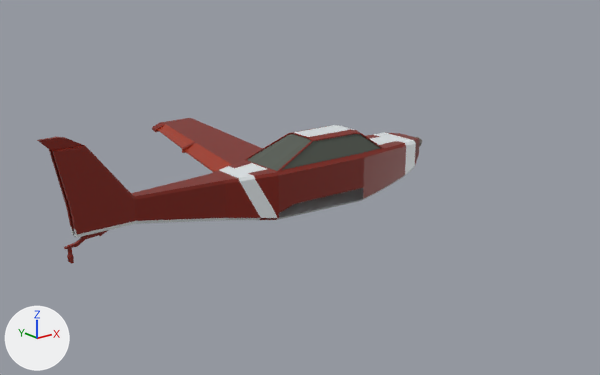
Renders of the Blender file Assets/Models/ModularPlane.blend from each side of a commit.
One viewpoint serves both versions: a 50 mm lens placed at (-4.62, -5.64, 2.81), pointed at (-0.28, -0.22, 0.64). Arrows for +X, +Y and +Z are at lower left; the lights stay in place.

Names of what the first picture shows: 'LeftWing', 'LightPlane'.
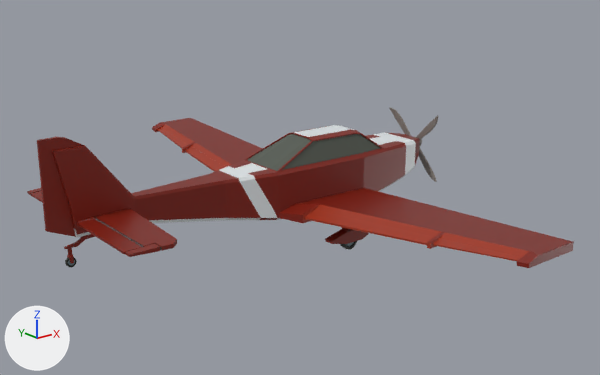
The newer file is also turned or shifted as a whole; pictures and numbers use the older file's frame.

The change, as a list of edits to the scene's bpy script:
```text
Add me_cube_015:
    me_cube_015.from_pydata(...)  # 23 vertices, 34 faces; spans x -7.5..7.1, y -1.3..1.3, z -37.1..37.1
    me_cube_015.materials.append(mat_material_001)  # picture img_texture8x8_png
Add me_cube_014:
    me_cube_014.from_pydata(...)  # 18 vertices, 31 faces; spans x -7.1..7.6, y -1.3..1.3, z -36.9..37.3
    me_cube_014.materials.append(mat_material_001)  # picture img_texture8x8_png
Add me_cube_013:
    me_cube_013.from_pydata(...)  # 8 vertices, 9 faces; spans x -7.4..6.5, y -4.7..4.5, z -32.5..38.0
    me_cube_013.materials.append(mat_material_001)  # picture img_texture8x8_png
Add me_cube_012:
    me_cube_012.from_pydata(...)  # 8 vertices, 9 faces; spans x -12.4..10.4, y -7.4..8.8, z -58.8..69.0
    me_cube_012.materials.append(mat_material_001)  # picture img_texture8x8_png
Change ob_lightplane_backwheel:
    remove ob_lightplane_backwheel.hide_set(True)
Change ob_lightplane_frontpropeller:
    remove ob_lightplane_frontpropeller.hide_set(True)
Change ob_lightplane_rightwheel:
    remove ob_lightplane_rightwheel.hide_set(True)
Change ob_rightwheelstrut:
    remove ob_rightwheelstrut.hide_set(True)
Change ob_rightwing:
    remove ob_rightwing.hide_set(True)
Change ob_leftstabilizer:
    remove ob_leftstabilizer.hide_set(True)
Change ob_rightstabilizer:
    remove ob_rightstabilizer.hide_set(True)
Change ob_rudder:
    remove ob_rudder.hide_set(True)
Add ob_elevon:
    ob_elevon = bpy.data.objects.new('Elevon', me_cube_015)
    ob_elevon.location = (-2.209, -0.455, 0.716)
    ob_elevon.rotation_euler = (1.571, 0.0, 0.0)  # degrees (90, 0, 0)
    ob_elevon.scale = (0.01, 0.01, 0.01)
Add ob_elevon_001:
    ob_elevon_001 = bpy.data.objects.new('Elevon.001', me_cube_014)
    ob_elevon_001.location = (-2.209, 0.455, 0.716)
    ob_elevon_001.rotation_euler = (1.571, 0.0, 0.0)  # degrees (90, 0, 0)
    ob_elevon_001.scale = (0.01, 0.01, 0.01)
Add ob_elevon2:
    ob_elevon2 = bpy.data.objects.new('Elevon2', me_cube_013)
    ob_elevon2.location = (-0.191, -2.09, 0.614)
    ob_elevon2.rotation_euler = (1.571, 0.0, 0.0)  # degrees (90, 0, 0)
    ob_elevon2.scale = (0.01, 0.01, 0.01)
Add ob_elevon1:
    ob_elevon1 = bpy.data.objects.new('Elevon1', me_cube_012)
    ob_elevon1.location = (-0.295, -1.044, 0.516)
    ob_elevon1.rotation_euler = (1.571, 0.0, 0.0)  # degrees (90, 0, 0)
    ob_elevon1.scale = (0.01, 0.01, 0.01)
```

Boxes [x1, y1, x2, y2] around the edits, measured in the pictures (600 x 375 px):
'RightWing', shown (brown): after [279, 188, 574, 268]
'Rudder', shown (red): after [37, 140, 76, 237]
'RightStabilizer', shown (brown): after [78, 208, 177, 257]
'Elevon1', added (red): after [305, 209, 434, 245]
'Elevon', added (red): after [77, 219, 142, 254]
'Elevon2', added (red): after [433, 238, 522, 261]
'LightPlane_FrontPropeller', shown: after [389, 107, 438, 182]
'RightWheelStrut', shown (brown): after [325, 227, 368, 244]
'Elevon.001', added: after [30, 191, 43, 203]
'LightPlane_RightWheel', shown: after [340, 241, 357, 249]
'LightPlane_BackWheel', shown: after [65, 257, 77, 267]
'LeftStabilizer', shown: after [27, 188, 41, 195]
